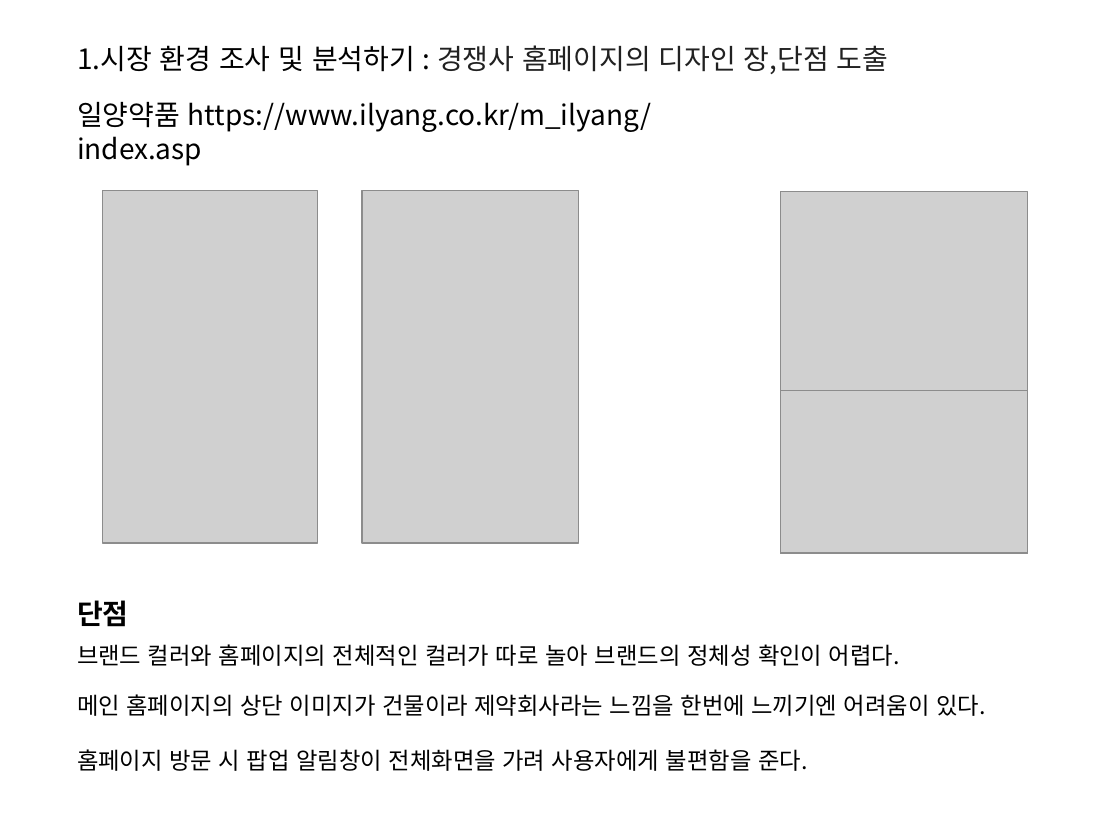
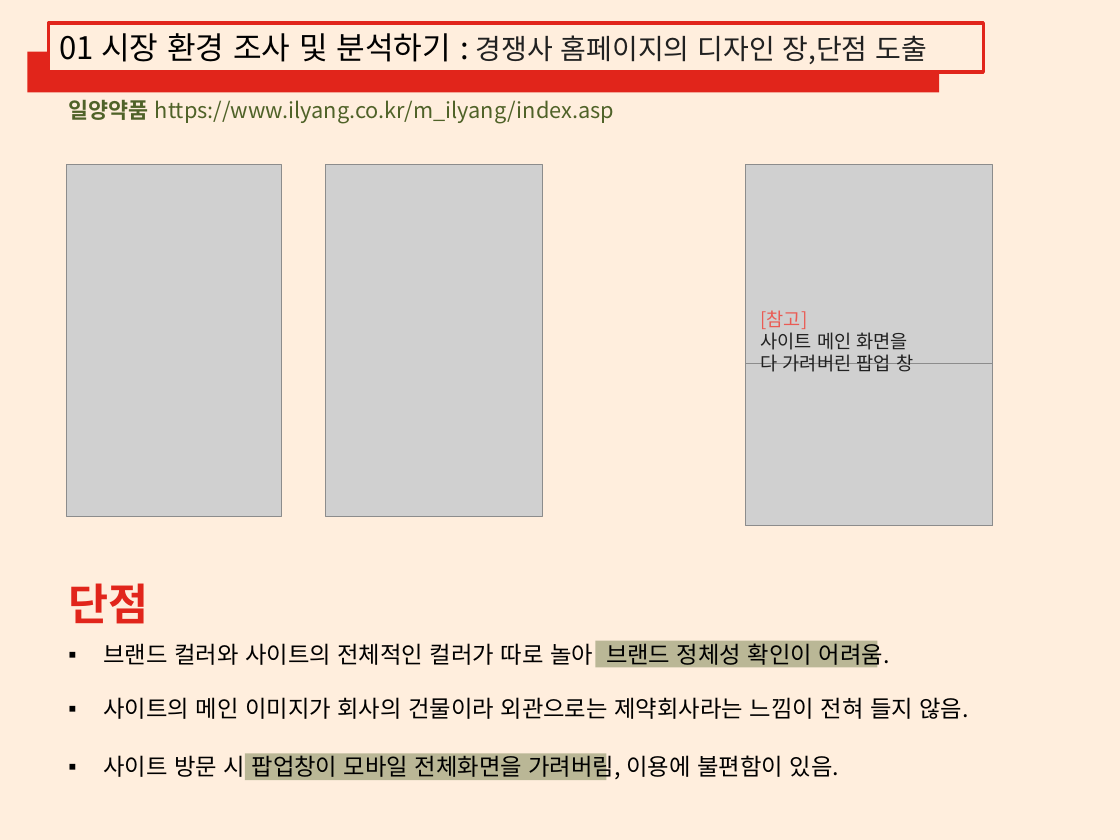
Before and after one commit to LEEGYUNGRIM/report01, a slide deck: slide 8 of 디자인설계 및 조사분석.pptx (slide 9 before the commit). Drawn at 1120x840 pixels with LibreOffice and Linux fonts; fonts in the diff are those of the drawing; grey boxes stand for pictures. Boxes give left, top, right and bottom in pixels: in the first picture for what was removed or moved away, otherwise in the second. Text is boxed around its words. In the diff, an @@ line names an element or a change of style, - is before the commit and + after.

```diff
--- a/디자인설계 및 조사분석.pptx
+++ b/디자인설계 및 조사분석.pptx
@@ rectangle added at [0, 0, 1120, 840], fill #FFEEDD @@
@@ rectangle "01 시장 환경 조사 및 ...": place and size @@
-rectangle "01 시장 환경 조사 및 ..." at [77, 45, 889, 74]
+rectangle "01 시장 환경 조사 및 ..." at [48, 24, 983, 73]
@@ rectangle "01 시장 환경 조사 및 ..." at [48, 24, 983, 73]: fill none to #FFEEDD; outline none to #E1251B 2.25 pt @@
@@ rectangle added at [27, 52, 939, 92], fill #E1251B @@
@@ text in rectangle at [59, 33, 928, 64]: text changed @@
-1.시장 환경 조사 및 분석하기 : 경쟁사 홈페이지의 디자인 장,단점 도출
+01 시장 환경 조사 및 분석하기 : 경쟁사 홈페이지의 디자인 장,단점 도출
@@ text "일양약품 https://www.ilyang.co.kr/m_ilyang/index.asp": place and size @@
-text "일양약품 https://www.ilyang.co.kr/m_ilyang/index.asp" at [77, 102, 651, 166]
+text "일양약품 https://www.ilyang.co.kr/m_ilyang/index.asp" at [68, 100, 614, 124]
@@ text "일양약품 https://www.ilyang.co.kr/m_ilyang/index.asp" at [68, 100, 614, 124]: size 18 to 14 pt, text colour #000000 to #4F6228; bold on in "일양약품" @@
@@ text added at [760, 310, 913, 372], 12 pt, text #212121 @@
+[참고]
+사이트 메인 화면을
+다 가려버린 팝업 창
@@ 4 pictures: place and size @@
-4 pictures at [103, 190, 1027, 553]
+4 pictures at [66, 165, 991, 526]
@@ text "단점": place and size @@
-text "단점" at [77, 600, 129, 627]
+text "단점" at [68, 583, 148, 624]
@@ text "단점" at [68, 583, 148, 624]: size 18 to 28 pt, text colour #000000 to #E1251B @@
@@ text at [103, 640, 890, 670]: text changed @@
-브랜드 컬러와 홈페이지의 전체적인 컬러가 따로 놀아 브랜드의 정체성 확인이 어렵다.
+▪ 브랜드 컬러와 사이트의 전체적인 컬러가 따로 놀아 브랜드 정체성 확인이 어려움.
@@ rectangle added at [595, 641, 877, 668], fill #4F6228 at 39% opacity @@
@@ text at [103, 697, 969, 719]: text changed @@
-메인 홈페이지의 상단 이미지가 건물이라 제약회사라는 느낌을 한번에 느끼기엔 어려움이 있다.
+▪ 사이트의 메인 이미지가 회사의 건물이라 외관으로는 제약회사라는 느낌이 전혀 들지 않음.
@@ text at [103, 752, 840, 782]: text changed @@
-홈페이지 방문 시 팝업 알림창이 전체화면을 가려 사용자에게 불편함을 준다.
+▪ 사이트 방문 시 팝업창이 모바일 전체화면을 가려버림, 이용에 불편함이 있음.
@@ rectangle added at [245, 754, 607, 781], fill #4F6228 at 39% opacity @@
```
Also in this commit, not shown: 1 other slide changed, 1 slide removed.
